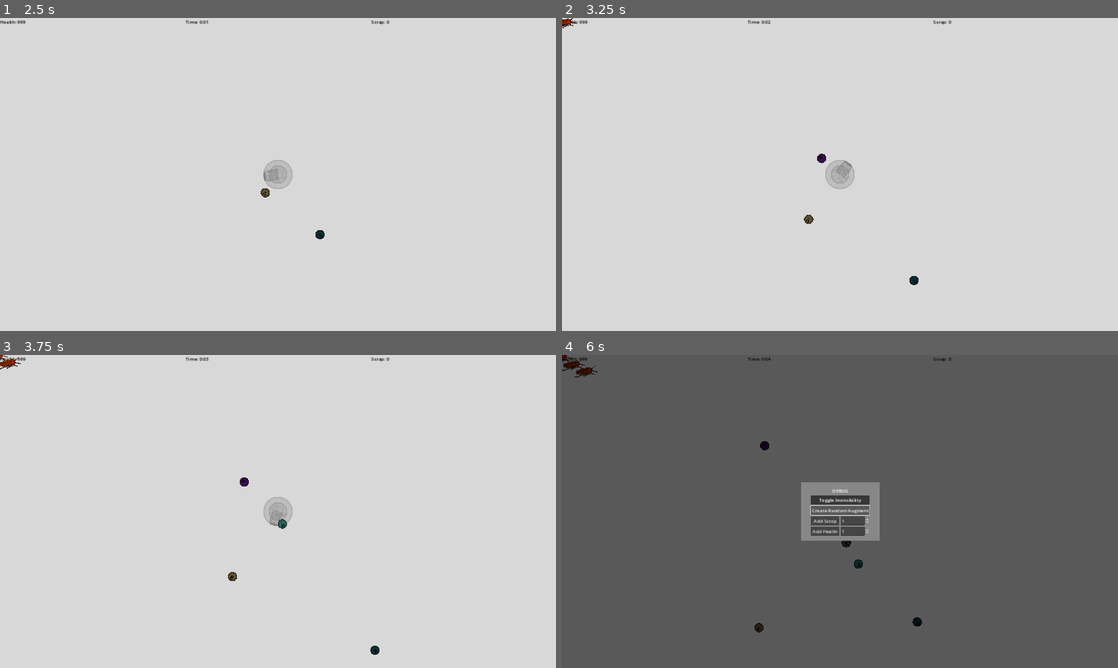
Above: before the commit, frames 1-4 (two rows, left to right).
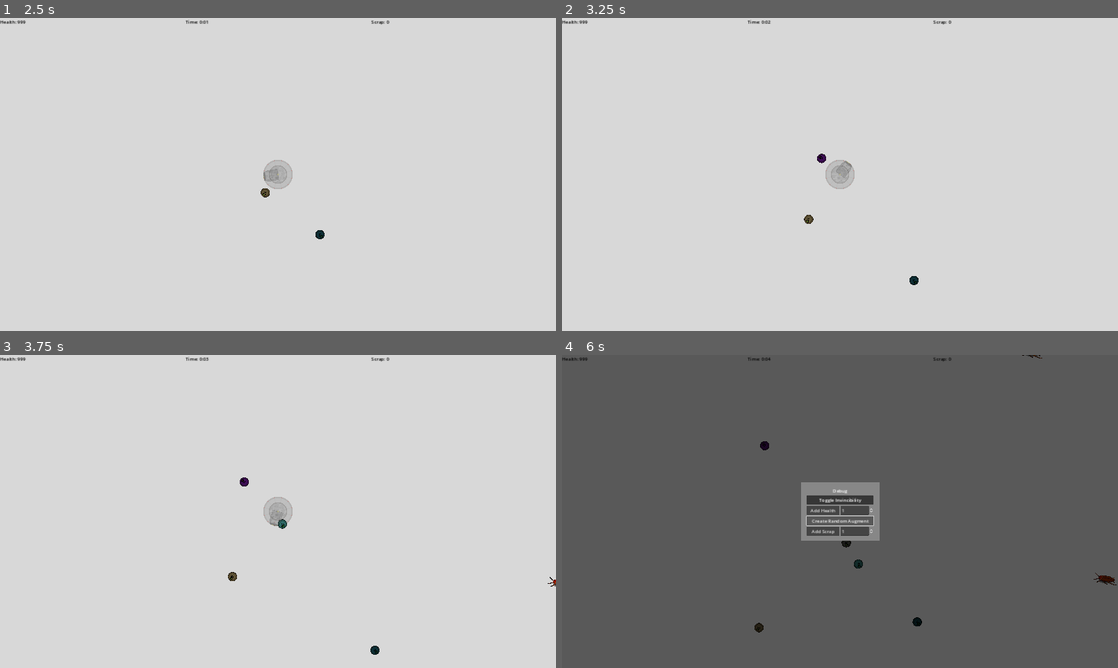
Above: after the commit, the same moments.

Repository: PlainOldNoah/DroneDeployer
Game: Godot game, scene res://main/main.tscn
Two runs of this game, one before a commit and one after it. Both use one fixed random seed, a clock stepped at 60 frames per second and the inputs below.
Inputs (mouse positions are in pixels of both pictures, inside the frame that each line leads up to):
- Up to frame 1 (2.5 s): click "Start Game" at 0.5 s; tap Enter at 1.25 s; move the mouse to (400, 158) at 1.27 s; press the mouse at (400, 158) at 1.28 s; move the mouse to (166, 190) at 2.02 s; release the mouse at (166, 190) at 2.03 s; click (166, 190) at 2.1 s
- Up to frame 2 (3.25 s): move the mouse to (895, 105) at 2.77 s; press the mouse at (895, 105) at 2.78 s
- Up to frame 3 (3.75 s): move the mouse to (250, 574) at 3.52 s; release the mouse at (250, 574) at 3.53 s; click (250, 574) at 3.6 s
- Up to frame 4 (6 s): move the mouse to (1006, 558) at 4.27 s; press the mouse at (1006, 558) at 4.28 s; tap ` (toggle_debug_menu) at 4.9 s; release the mouse at (1006, 558) at 5 s; click "Toggle Invincibility" at 5 s; click "Create Random Augment" at 5.75 s

Frame 1 is identical in both runs. In frame 2, less than 0.1% of the frame differs, in the area x 0-3%, y 0-4%; in frame 3, 0.1%; in frame 4, 0.8%, in the area x 0-100%, y 0-74%.

Commit message:
Enemies now spawn on all sides, started refactoring of DDCC areas

Diff:
--- a/Drone Deployer/drone_core/ddcc.tscn
+++ b/Drone Deployer/drone_core/ddcc.tscn
@@ -30,7 +30,7 @@
 radius = 132.0
 
 [sub_resource type="CircleShape2D" id="CircleShape2D_kmesp"]
-radius = 190.0
+radius = 264.0
 
 [node name="DDCC" type="Node2D"]
 editor_description = "Drone Deploying Control Core. Central HUB that deploys drones and serves as the \"character\""
@@ -77,7 +77,6 @@
 debug_color = Color(0.764706, 0.172549, 1, 0.0980392)
 
 [node name="ArmingRange" type="Area2D" parent="."]
-visible = false
 z_index = 1
 collision_layer = 0
 collision_mask = 2
--- a/Drone Deployer/enemies/enemy_manager.gd
+++ b/Drone Deployer/enemies/enemy_manager.gd
@@ -4,15 +4,15 @@
 
 
 var enemy_waves:Dictionary = {
-	1:{
+	3:{
 		"enemy":"res://enemies/roach.tscn",
 		"count":[1,1]
 	},
-	100:{
+	12:{
 		"enemy":"res://enemies/roach.tscn",
 		"count":[4,8]
 	},
-	200:{
+	24:{
 		"enemy":"res://enemies/roach.tscn",
 		"count":[10,20]
 	},
--- a/Drone Deployer/ui/gameboard.gd
+++ b/Drone Deployer/ui/gameboard.gd
@@ -12,7 +12,10 @@
 @onready var left_bound := $MapBounds/Left
 @onready var right_bound := $MapBounds/Right
 
+## How far outside the map should enemies spawn
 @export var dist_outside_screen:int = 20
+## How many Left/Right spawns should happen vs Top/Bottom
+@export var lr_to_tb_ratio:int = 3
 
 func _ready():
 	set_boundries()
@@ -45,7 +48,7 @@
 		pass
 
 
-# Adjusts the world borders to the edge of the map
+## Adjusts the world borders to the edge of the map
 func set_boundries():
 	top_bound.position = centerer.position
 	bottom_bound.position = centerer.size + centerer.position
@@ -53,30 +56,26 @@
 	right_bound.position = centerer.size + centerer.position
 
 
-# Adds the object to the lvl_obj node
+## Adds the object to the lvl_obj node
 func add_node_to_lvl_obj(object:Node):
-#	lvl_obj.add_child(object)
 	lvl_obj.call_deferred("add_child", object)
 
-var count:int = 0
-# spawns and places an enemy on the gameboard
+
+## Spawns and places an enemy on the gameboard
 func add_enemy_to_map(enemy:Node):
 	add_node_to_lvl_obj(enemy)
-#	enemy.set_global_position(get_random_offscreen_point())
-	enemy.set_global_position(Vector2i(-20, count))
-#	print("GB // ", enemy, ": ", enemy.global_position)
+	enemy.set_global_position(get_random_offscreen_point())
 	enemy.set_target(ddcc)
 	var _ok := enemy.connect("died", _on_enemy_death)
-	count += 1
 
 
-# When an enemy dies deal with it here
+## When an enemy dies deal with it here
 func _on_enemy_death(enemy:Node):
 	spawn_loot_to_map("res://lvl_objects/enemy_drop.tscn", enemy.global_position, 0.5, 5, 90)
 	enemy.queue_free()
 
 
-# Takes a loot item and spawns in in the given location with count/quan and item spread
+## Takes a loot item and spawns in in the given location with count/quan and item spread
 func spawn_loot_to_map(loot_item:String, location:Vector2, value:float=0.0, count:int=1, spread:int=0):
 	var loot_scene = load(loot_item)
 	for i in count:
@@ -88,31 +87,36 @@
 		add_node_to_lvl_obj(loot_inst)
 
 
-# Return a random L/R cord on the map border modified by dist_outside_screen
+## Return a random position around the gameboard some distance away
 func get_random_offscreen_point() -> Vector2i:
 	var output:Vector2i = Vector2i.ZERO
-	output.y = randi_range(centerer.position.y, centerer.size.y + centerer.position.y)
-	output.x = (centerer.position.x - dist_outside_screen) if randi() % 2 == 0 else (centerer.size.x + centerer.position.x + dist_outside_screen)
+	if randi() % lr_to_tb_ratio == 0: # Left/Right
+		output.x = (centerer.position.x - dist_outside_screen) if randi() % 2 == 0 else (centerer.size.x + centerer.position.x + dist_outside_screen)
+		output.y = randi_range(centerer.position.y, centerer.size.y + centerer.position.y)
+	else: # Top/Bottom
+		output.x = randi_range(centerer.position.x, centerer.size.x + centerer.position.x)
+		output.y = (centerer.position.y - dist_outside_screen) if randi() % 2 == 0 else (centerer.size.y + centerer.position.y + dist_outside_screen)
+
 	return output
 
 
-# Calls queue_free on all children of level_objs
+## Calls queue_free on all children of level_objs
 func clear_all_level_objs():
 	for i in level_objs.get_children():
 		i.queue_free()
 
 
-# Updates the health label
+## Updates the health label
 func _on_update_health_label(new_health:int): # TEMP
 	$HBoxContainer/HealthLabel.text = "Health: %d" % new_health
 
 
-# Updates the playtime label
+## Updates the playtime label
 func _on_update_playtime_label(new_time:int):
 	@warning_ignore("integer_division")
 	$HBoxContainer/PlaytimeLabel.text = "Time: %d:%02d" % [new_time/60, new_time%60]
 
 
-# Updates the total collected scrap label
+## Updates the total collected scrap label
 func _on_update_scrap_label(scrap_value:float):
 	$HBoxContainer/ScrapLabel.text = "Scrap: %d" % scrap_value
--- a/Drone Deployer/ui/menus/base_popup_menu.tscn
+++ b/Drone Deployer/ui/menus/base_popup_menu.tscn
@@ -22,20 +22,22 @@
 grow_vertical = 2
 color = Color(0.529412, 0.529412, 0.529412, 1)
 
-[node name="VBoxContainer" type="VBoxContainer" parent="." index="2"]
+[node name="MarginContainer" type="MarginContainer" parent="ButtonBg" index="0"]
 layout_mode = 1
-anchors_preset = 8
-anchor_left = 0.5
-anchor_top = 0.5
-anchor_right = 0.5
-anchor_bottom = 0.5
-offset_left = -94.5
-offset_top = -33.0
-offset_right = 94.5
-offset_bottom = 33.0
+anchors_preset = 15
+anchor_right = 1.0
+anchor_bottom = 1.0
 grow_horizontal = 2
 grow_vertical = 2
+theme_override_constants/margin_left = 20
+theme_override_constants/margin_top = 20
+theme_override_constants/margin_right = 20
+theme_override_constants/margin_bottom = 20
 
-[node name="Label" type="Label" parent="VBoxContainer" index="0"]
+[node name="VBoxContainer" type="VBoxContainer" parent="ButtonBg/MarginContainer" index="0"]
 layout_mode = 2
+
+[node name="Label" type="Label" parent="ButtonBg/MarginContainer/VBoxContainer" index="0"]
+layout_mode = 2
+size_flags_vertical = 3
 horizontal_alignment = 1
--- a/Drone Deployer/ui/menus/debug_menu.tscn
+++ b/Drone Deployer/ui/menus/debug_menu.tscn
@@ -12,28 +12,45 @@
 offset_right = 135.5
 offset_bottom = 100.0
 
-[node name="Label" parent="VBoxContainer" index="0"]
-text = "DEBUG"
+[node name="Label" parent="ButtonBg/MarginContainer/VBoxContainer" index="0"]
+text = "Debug"
 
-[node name="TGMButton" type="Button" parent="VBoxContainer" index="1"]
+[node name="TGMButton" type="Button" parent="ButtonBg/MarginContainer/VBoxContainer" index="1"]
 layout_mode = 2
 toggle_mode = true
 text = "Toggle Invincibility"
 
-[node name="CreateRandAugment" type="Button" parent="VBoxContainer" index="2"]
+[node name="VBoxContainerHealth" type="HBoxContainer" parent="ButtonBg/MarginContainer/VBoxContainer" index="2"]
+layout_mode = 2
+size_flags_vertical = 3
+
+[node name="AddHealth" type="Button" parent="ButtonBg/MarginContainer/VBoxContainer/VBoxContainerHealth" index="0"]
+layout_mode = 2
+size_flags_horizontal = 3
+text = "Add Health"
+
+[node name="HealthAmount" type="SpinBox" parent="ButtonBg/MarginContainer/VBoxContainer/VBoxContainerHealth" index="1"]
+unique_name_in_owner = true
+layout_mode = 2
+size_flags_horizontal = 3
+min_value = -999.0
+max_value = 999.0
+value = 1.0
+
+[node name="CreateRandAugment" type="Button" parent="ButtonBg/MarginContainer/VBoxContainer" index="3"]
 layout_mode = 2
 text = "Create Random Augment"
 
-[node name="Scrap" type="HBoxContainer" parent="VBoxContainer" index="3"]
+[node name="VBoxContainerScrap" type="HBoxContainer" parent="ButtonBg/MarginContainer/VBoxContainer" index="4"]
 layout_mode = 2
 size_flags_vertical = 3
 
-[node name="AddScrap" type="Button" parent="VBoxContainer/Scrap" index="0"]
+[node name="AddScrap" type="Button" parent="ButtonBg/MarginContainer/VBoxContainer/VBoxContainerScrap" index="0"]
 layout_mode = 2
 size_flags_horizontal = 3
 text = "Add Scrap"
 
-[node name="ScrapAmount" type="SpinBox" parent="VBoxContainer/Scrap" index="1"]
+[node name="ScrapAmount" type="SpinBox" parent="ButtonBg/MarginContainer/VBoxContainer/VBoxContainerScrap" index="1"]
 unique_name_in_owner = true
 layout_mode = 2
 size_flags_horizontal = 3
@@ -41,24 +58,7 @@
 max_value = 999.0
 value = 1.0
 
-[node name="Health" type="HBoxContainer" parent="VBoxContainer" index="4"]
-layout_mode = 2
-size_flags_vertical = 3
-
-[node name="AddHealth" type="Button" parent="VBoxContainer/Health" index="0"]
-layout_mode = 2
-size_flags_horizontal = 3
-text = "Add Health"
-
-[node name="HealthAmount" type="SpinBox" parent="VBoxContainer/Health" index="1"]
-unique_name_in_owner = true
-layout_mode = 2
-size_flags_horizontal = 3
-min_value = -999.0
-max_value = 999.0
-value = 1.0
-
-[connection signal="pressed" from="VBoxContainer/TGMButton" to="." method="_on_tgm_button_pressed"]
-[connection signal="pressed" from="VBoxContainer/CreateRandAugment" to="." method="_on_create_rand_augment_pressed"]
-[connection signal="pressed" from="VBoxContainer/Scrap/AddScrap" to="." method="_on_add_scrap_pressed"]
-[connection signal="pressed" from="VBoxContainer/Health/AddHealth" to="." method="_on_add_health_pressed"]
+[connection signal="pressed" from="ButtonBg/MarginContainer/VBoxContainer/TGMButton" to="." method="_on_tgm_button_pressed"]
+[connection signal="pressed" from="ButtonBg/MarginContainer/VBoxContainer/VBoxContainerHealth/AddHealth" to="." method="_on_add_health_pressed"]
+[connection signal="pressed" from="ButtonBg/MarginContainer/VBoxContainer/CreateRandAugment" to="." method="_on_create_rand_augment_pressed"]
+[connection signal="pressed" from="ButtonBg/MarginContainer/VBoxContainer/VBoxContainerScrap/AddScrap" to="." method="_on_add_scrap_pressed"]
--- a/Drone Deployer/ui/menus/game_over_popup.tscn
+++ b/Drone Deployer/ui/menus/game_over_popup.tscn
@@ -6,16 +6,13 @@
 [node name="GameOverPopup" instance=ExtResource("1_d5wuh")]
 script = ExtResource("2_xucnc")
 
-[node name="Label" parent="VBoxContainer" index="0"]
-text = "GAMEOVER"
-
-[node name="RestartBtn" type="Button" parent="VBoxContainer" index="1"]
+[node name="RestartBtn" type="Button" parent="ButtonBg/MarginContainer/VBoxContainer" index="1"]
 layout_mode = 2
 text = "Restart"
 
-[node name="TitleQuitBtn" type="Button" parent="VBoxContainer" index="2"]
+[node name="TitleQuitBtn" type="Button" parent="ButtonBg/MarginContainer/VBoxContainer" index="2"]
 layout_mode = 2
 text = "Quit to Title"
 
-[connection signal="pressed" from="VBoxContainer/RestartBtn" to="." method="_on_restart_btn_pressed"]
-[connection signal="pressed" from="VBoxContainer/TitleQuitBtn" to="." method="_on_title_quit_btn_pressed"]
+[connection signal="pressed" from="ButtonBg/MarginContainer/VBoxContainer/RestartBtn" to="." method="_on_restart_btn_pressed"]
+[connection signal="pressed" from="ButtonBg/MarginContainer/VBoxContainer/TitleQuitBtn" to="." method="_on_title_quit_btn_pressed"]
--- a/Drone Deployer/ui/menus/pause_popup.tscn
+++ b/Drone Deployer/ui/menus/pause_popup.tscn
@@ -6,16 +6,24 @@
 [node name="PausePopup" instance=ExtResource("1_lnla0")]
 script = ExtResource("2_xlicu")
 
-[node name="Label" parent="VBoxContainer" index="0"]
-text = "PAUSED"
+[node name="ButtonBg" parent="." index="1"]
+offset_left = -887.0
+offset_top = 300.0
+offset_right = -610.0
+offset_bottom = 428.0
 
-[node name="ResumeBtn" type="Button" parent="VBoxContainer" index="1"]
+[node name="Label" parent="ButtonBg/MarginContainer/VBoxContainer" index="0"]
+text = "Paused"
+
+[node name="ResumeBtn" type="Button" parent="ButtonBg/MarginContainer/VBoxContainer" index="1"]
 layout_mode = 2
+size_flags_vertical = 3
 text = "Resume"
 
-[node name="TitleQuitBtn" type="Button" parent="VBoxContainer" index="2"]
+[node name="TitleQuitBtn" type="Button" parent="ButtonBg/MarginContainer/VBoxContainer" index="2"]
 layout_mode = 2
+size_flags_vertical = 3
 text = "Quit to Title"
 
-[connection signal="pressed" from="VBoxContainer/ResumeBtn" to="." method="_on_resume_btn_pressed"]
-[connection signal="pressed" from="VBoxContainer/TitleQuitBtn" to="." method="_on_title_quit_btn_pressed"]
+[connection signal="pressed" from="ButtonBg/MarginContainer/VBoxContainer/ResumeBtn" to="." method="_on_resume_btn_pressed"]
+[connection signal="pressed" from="ButtonBg/MarginContainer/VBoxContainer/TitleQuitBtn" to="." method="_on_title_quit_btn_pressed"]
